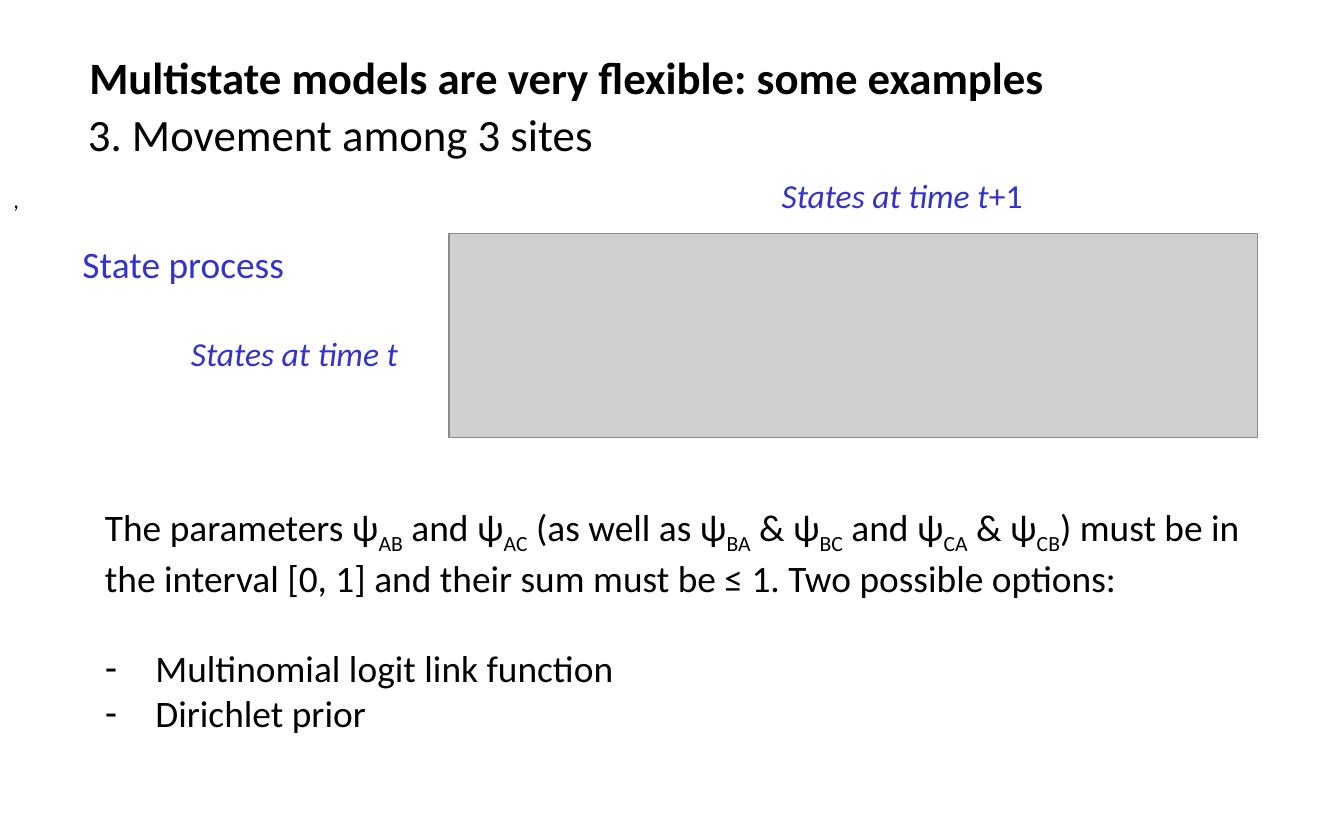
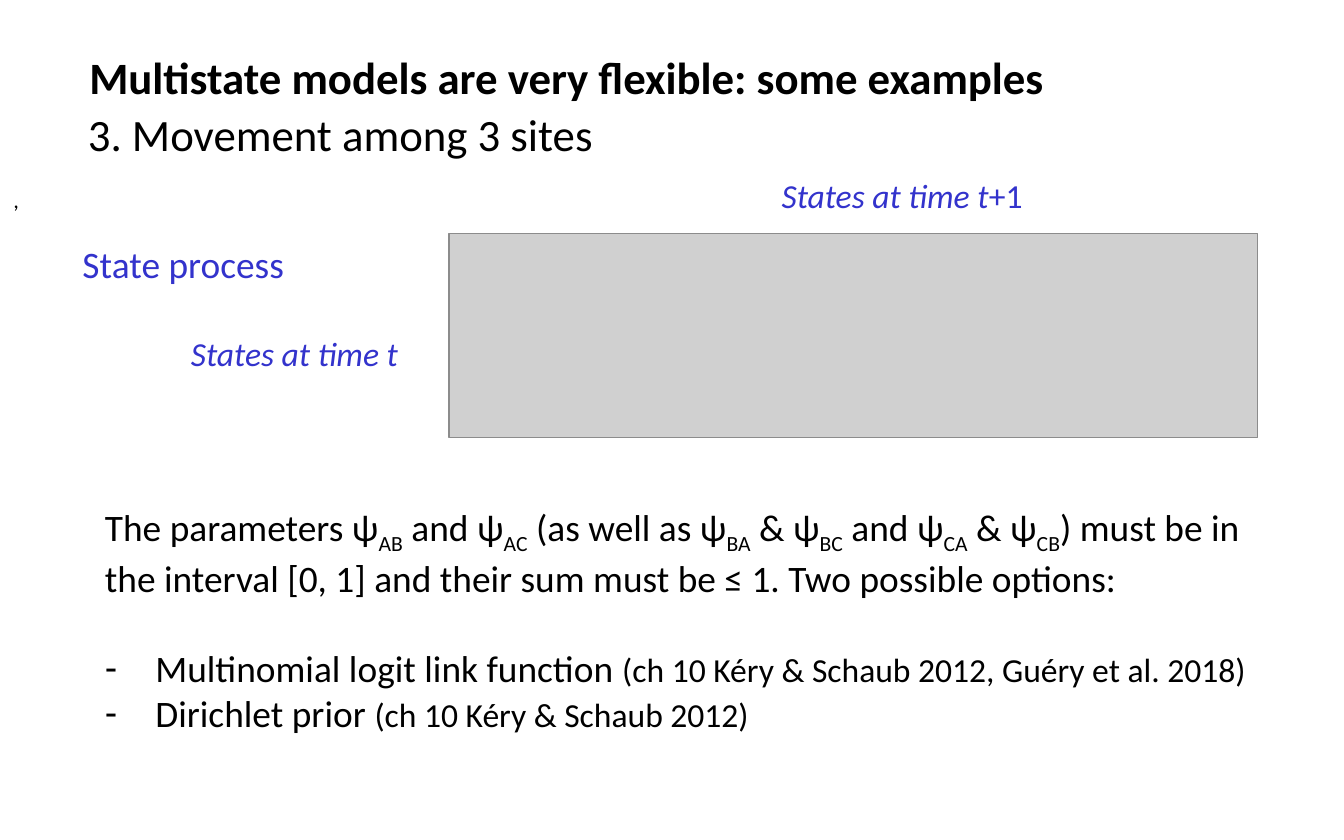
Before and after one commit to oliviergimenez/IPMworkshop, a slide deck: slide 25 of slides/multistatemodels_og.pptx (slide 24 before the commit). Drawn at 1344x840 pixels with LibreOffice and Linux fonts; fonts in the diff are those of the drawing; grey boxes stand for pictures. Boxes give left, top, right and bottom in pixels: in the first picture for what was removed or moved away, otherwise in the second. Text is boxed around its words. In the diff, an @@ line names an element or a change of style, - is before the commit and + after.

Commit message:
Uploaded Loreleï's paper on multinomial logit. Updated readme. Amended slides on multistate models.

```diff
--- a/slides/multistatemodels_og.pptx
+++ b/slides/multistatemodels_og.pptx
@@ text at bbox=[155, 656, 1245, 733]: text changed; size 20 to 18 pt @@
-– Multinomial logit link function
-– Dirichlet prior
+– Multinomial logit link function (ch 10 Kéry & Schaub 2012, Guéry et al. 2018)
+– Dirichlet prior (ch 10 Kéry & Schaub 2012)
```
Also in this commit, not shown: 1 other slide changed, 1 slide added, 2 other files.
